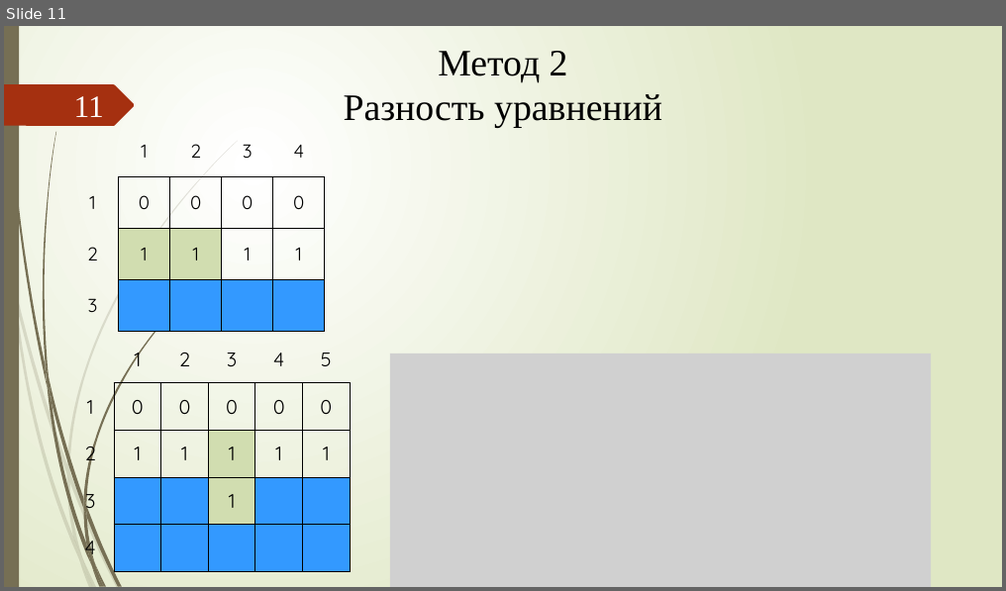
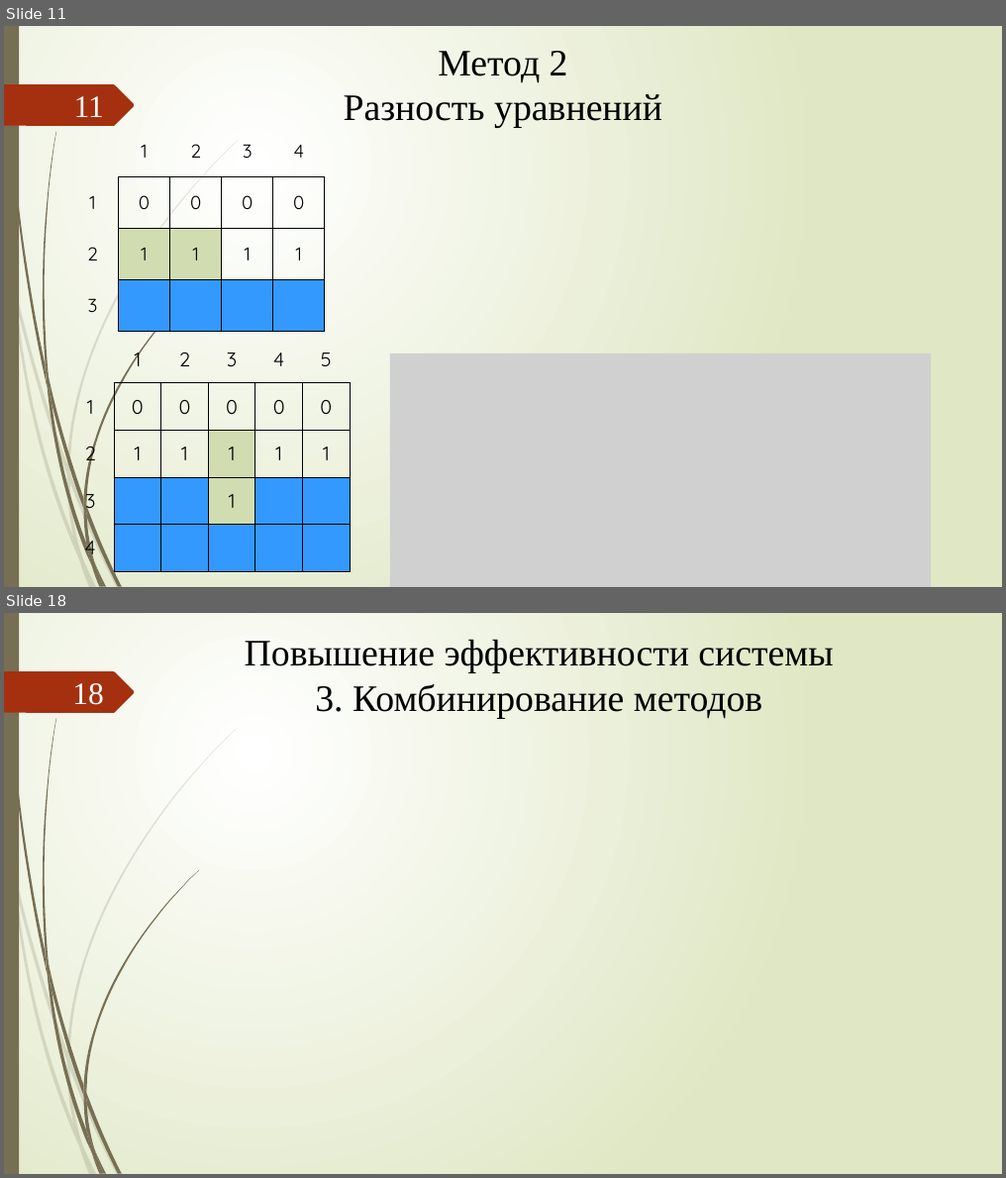
Before and after one commit to xex238/Diploma_2022, a slide deck: docs/Отчёты/ВКР/Новицкий_МПИ-20-4-2_ВКР_Презентация.pptx. Shown one above the other, each under a label of ours: slide 11 before the commit, slides 11 and 18 after it; the slides between them are not shown. The pictures are 1006x591 and 1006x1178 pixels, drawn with LibreOffice and Linux fonts; fonts in the diff are those of the drawing; grey boxes stand for pictures. Boxes give left, top, right and bottom in pixels: in the first picture for what was removed or moved away, otherwise in the second. Text is boxed around its words. In the diff, an @@ line names an element or a change of style, - is before the commit and + after.

```diff
--- a/docs/Отчёты/ВКР/Новицкий_МПИ-20-4-2_ВКР_Презентация.pptx
+++ b/docs/Отчёты/ВКР/Новицкий_МПИ-20-4-2_ВКР_Презентация.pptx
@@ slide 18 added at (4,613,1002,1174), background gradient #FFFFFF to #DFE8C4; not listed: 24 template elements that a slide beside it also shows @@
@@ title added at (245,639,833,718), 36 pt, text #000000 @@
+Повышение эффективности системы
+3. Комбинирование методов
@@ page number added at (72,683,103,705), 30 pt, text #FEFFFF @@
+18
```
Also in this commit, not shown: 10 slides changed, 2 other slides added, 1 slide removed, 6 other files.
